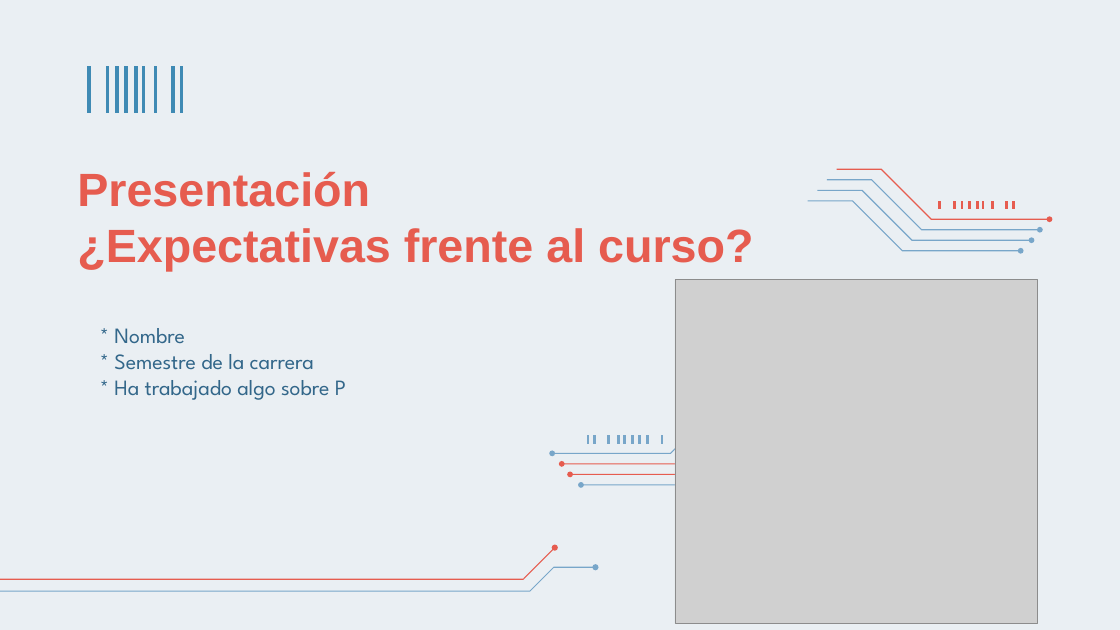
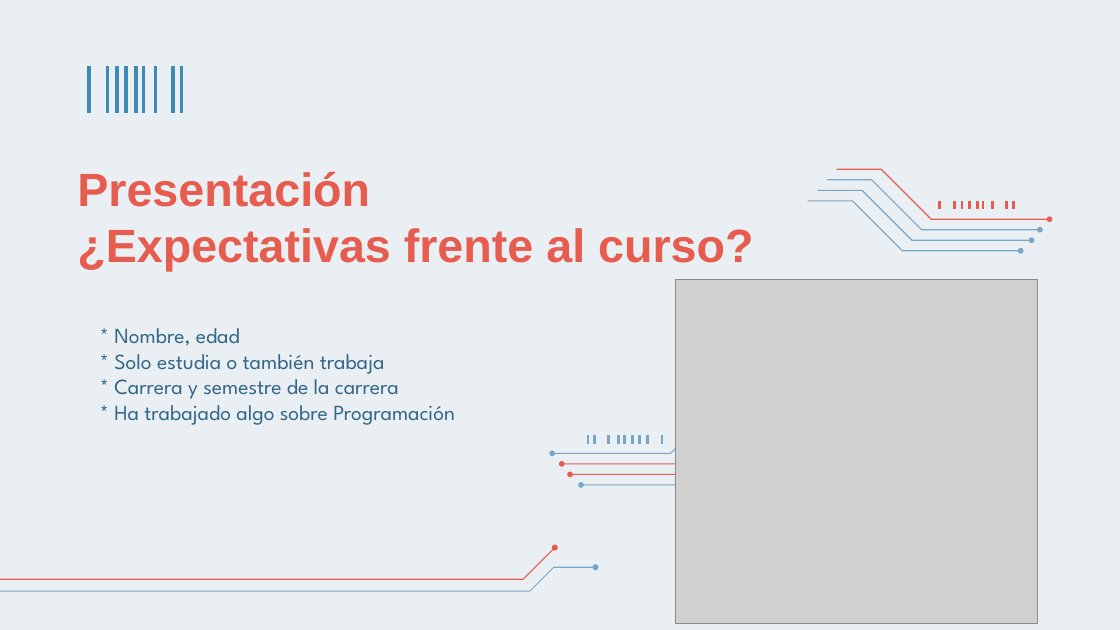
Before and after one commit to norbeydanilo/oop, a slide deck: slide 6 of 00.presentacion-inicial-OOP.pptx. Drawn at 1120x630 pixels with LibreOffice and Linux fonts; fonts in the diff are those of the drawing; grey boxes stand for pictures. Boxes give left, top, right and bottom in pixels: in the first picture for what was removed or moved away, otherwise in the second. Text is boxed around its words. In the diff, an @@ line names an element or a change of style, - is before the commit and + after.

```diff
--- a/00.presentacion-inicial-OOP.pptx
+++ b/00.presentacion-inicial-OOP.pptx
@@ subtitle at (114, 328, 455, 425): text changed; size 18.7 to 18.5 pt @@
-* Nombre
-* Semestre de la carrera
-* Ha trabajado algo sobre P
+* Nombre, edad
+* Solo estudia o también trabaja
+* Carrera y semestre de la carrera
+* Ha trabajado algo sobre Programación
```
Also in this commit, not shown: 2 other slides changed, 1 other file.
